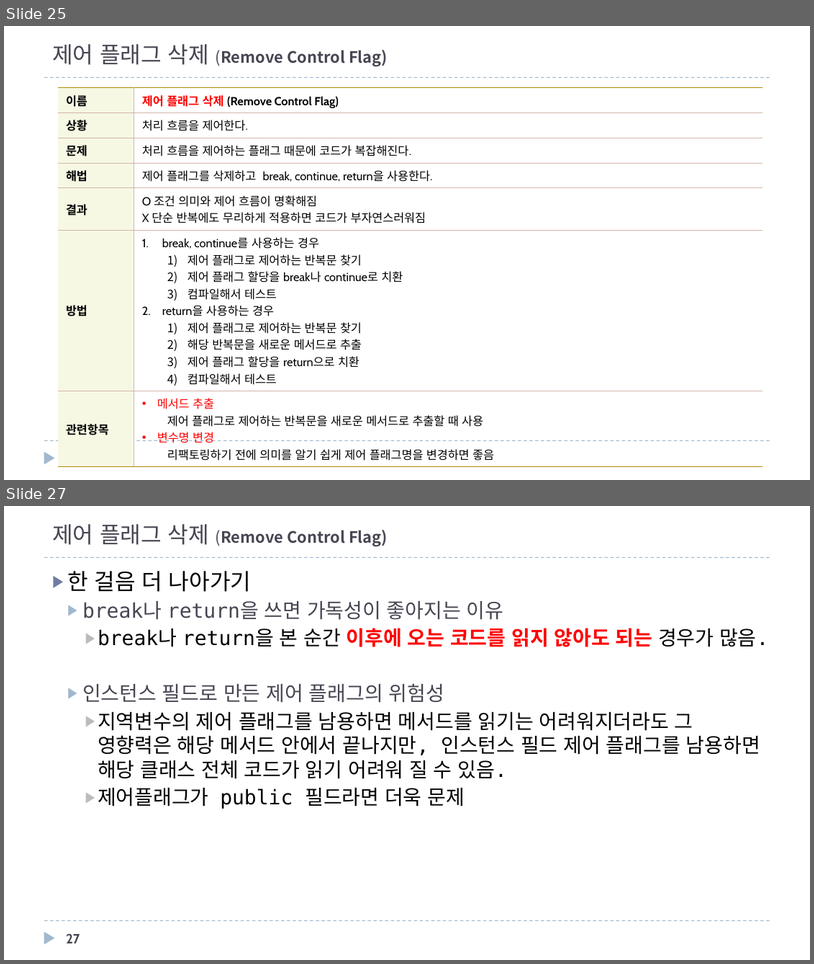
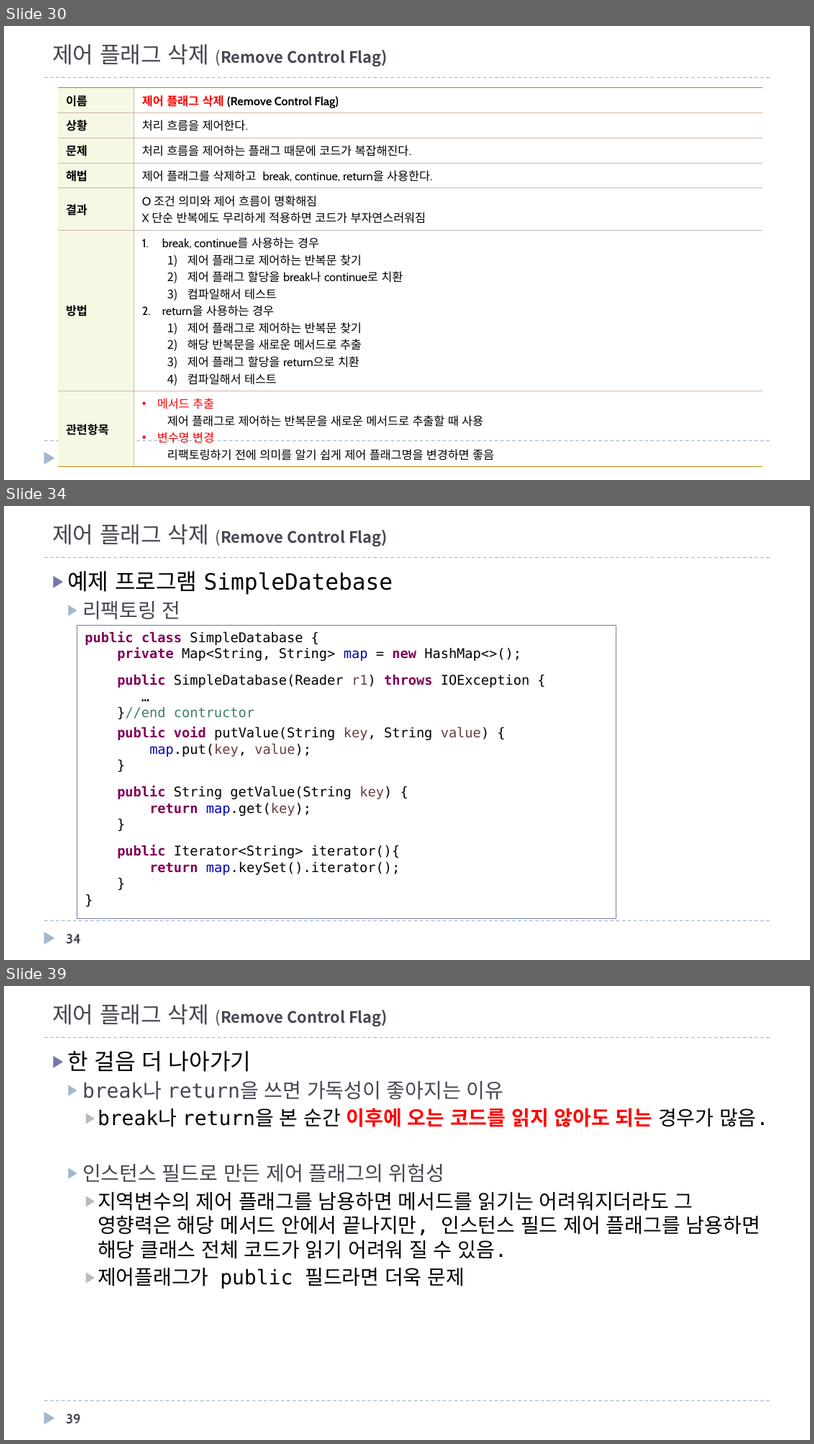
Before and after one commit to mkgungor/refactoring_java, a slide deck: ppt/자바로 배우는 리팩토링 입문.pptx. Shown one above the other, each under a label of ours: slides 25 and 27 before the commit, slides 30, 34 and 39 after it; the slides between them are not shown. The pictures are 814x964 and 814x1444 pixels, drawn with LibreOffice and Linux fonts; fonts in the diff are those of the drawing. Boxes give left, top, right and bottom in pixels: in the first picture for what was removed or moved away, otherwise in the second. Text is boxed around its words. In the diff, an @@ line names an element or a change of style, - is before the commit and + after.

```diff
--- a/ppt/자바로 배우는 리팩토링 입문.pptx
+++ b/ppt/자바로 배우는 리팩토링 입문.pptx
@@ slide 34 added at (4, 506, 810, 960), background #FFFFFF; not listed: 3 template elements that a slide beside it also shows @@
@@ title added at (52, 524, 388, 547), 14 pt, text #464653, bold @@
+제어 플래그 삭제 (Remove Control Flag)
@@ text added at (67, 571, 394, 619), 20 pt, text #000000 @@
+▶ 예제 프로그램 SimpleDatebase
+  ▶ 리팩토링 전
@@ rectangle added at (77, 625, 617, 918), outline #727CA3 0.75 pt, 12 pt, text #000000 @@
+public class SimpleDatabase {
+private Map<String, String> map = new HashMap<>();
+public SimpleDatabase(Reader r1) throws IOException {
+…
+}//end contructor
+public void putValue(String key, String value) {
+map.put(key, value);
+}
+public String getValue(String key) {
+return map.get(key);
+}
+public Iterator<String> iterator(){
+return map.keySet().iterator();
+}
+}
@@ page number added at (66, 933, 81, 943), 12 pt, text #464653, bold @@
+34
@@ what was slide 25 is now slide 30 @@
@@ what was slide 27 is now slide 39 @@
@@ page number at (66, 1413, 81, 1423): text changed @@
-27
+39
```
Also in this commit, not shown: 7 slides changed, 11 other slides added, 5 other files.
